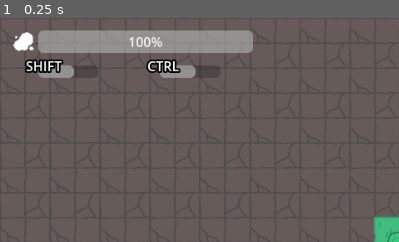
Above: before the commit, frame 1.
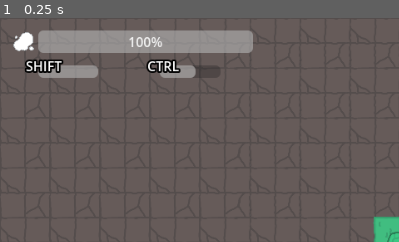
Above: after the commit, the same moment.

Repository: AndreeBurlamaqui/Gorgedot
Game: Godot game, scene res://Game/Scenes/family_defense.tscn
Two runs of this game, one before a commit and one after it. Both use one fixed random seed, a clock stepped at 60 frames per second and the inputs below.
Inputs:
- Up to frame 1 (0.25 s): no input
The pictures show only the part of the screen within x 0-50%, y 0-50%; the shares and areas given below are measured in that part.

The runs differ from the first frame. In frame 1, 0.4% of the frame differs, in the area x 17-25%, y 20-27%.

Commit message:
+ Connected dash bar with dash action

Diff:
--- a/Game/Components/GameHud.gd
+++ b/Game/Components/GameHud.gd
@@ -1,10 +1,15 @@
 extends CanvasLayer
 
 @export var _goop_bar : ProgressBar
+@export var _dash_bar : ProgressBar
+@export var _consume_bar : ProgressBar
 
 func _ready():
 	GameManager.Player.goop.on_update.connect(_on_goop_update)
 	_on_goop_update(GameManager.Player.goop._max_goop, GameManager.Player.goop.cur_goop)
+	_dash_bar.min_value = 0
+	_dash_bar.max_value = 1
+	GameManager.Player.dash.connect(_on_dash)
 
 func free():
 	GameManager.Player.goop.on_update.disconnect(_on_goop_update)
@@ -14,3 +19,12 @@
 	_goop_bar.min_value = 0
 	_goop_bar.value = current
 	print("Updating goop bar {0}/{1}".format([current, max]))
+
+func _on_dash():
+	_dash_bar.value = 0
+	var feedback_tween = create_tween().set_parallel(true).set_ease(Tween.EASE_OUT_IN)
+	var dash_cd = GameManager.Player._dashCooldown
+	feedback_tween.tween_property(_dash_bar, "value", 1, dash_cd)
+	feedback_tween.tween_property(_dash_bar, "scale", Vector2.ONE * 0.75, dash_cd * 0.75)
+	await  feedback_tween.finished
+	_dash_bar.scale = Vector2.ONE
--- a/Game/Scenes/basic_level.tscn
+++ b/Game/Scenes/basic_level.tscn
@@ -54,8 +54,7 @@
 [node name="Player" parent="." instance=ExtResource("3_sjj74")]
 safe_margin = 0.08
 _dash_stretch = 1.5
-_dash_cost = 5
-moveSpeed = 500.0
+_consume_threshold = 0.15
 
 [node name="Camera2D" type="Camera2D" parent="Player"]
 position = Vector2(12.9452, -0.995768)
--- a/Game/Scenes/game_hud.tscn
+++ b/Game/Scenes/game_hud.tscn
@@ -5,9 +5,11 @@
 [ext_resource type="Texture2D" uid="uid://3qilrmp2quel" path="res://Art/Environment/puddle.png" id="2_o0w58"]
 [ext_resource type="LabelSettings" uid="uid://bilmq7blhhyhi" path="res://Art/UI/label_settings.tres" id="3_vg152"]
 
-[node name="Game HUD" type="CanvasLayer" node_paths=PackedStringArray("_goop_bar")]
+[node name="Game HUD" type="CanvasLayer" node_paths=PackedStringArray("_goop_bar", "_dash_bar", "_consume_bar")]
 script = ExtResource("1_jjgy7")
-_goop_bar = NodePath("Goop/VBoxContainer/HBoxContainer/ProgressBar")
+_goop_bar = NodePath("Goop/VBoxContainer/Goop bar/ProgressBar")
+_dash_bar = NodePath("Goop/VBoxContainer/HBoxContainer2/Dash Bar/ProgressBar")
+_consume_bar = NodePath("Goop/VBoxContainer/HBoxContainer2/Consume Bar/ProgressBar")
 metadata/_edit_horizontal_guides_ = [15.0]
 metadata/_edit_vertical_guides_ = [945.0, 15.0]
 
@@ -28,16 +30,16 @@
 grow_horizontal = 2
 grow_vertical = 2
 
-[node name="HBoxContainer" type="HBoxContainer" parent="Goop/VBoxContainer"]
-layout_mode = 2
-
-[node name="TextureRect" type="TextureRect" parent="Goop/VBoxContainer/HBoxContainer"]
+[node name="Goop bar" type="HBoxContainer" parent="Goop/VBoxContainer"]
+layout_mode = 2
+
+[node name="TextureRect" type="TextureRect" parent="Goop/VBoxContainer/Goop bar"]
 layout_mode = 2
 texture = ExtResource("2_o0w58")
 expand_mode = 3
 stretch_mode = 5
 
-[node name="ProgressBar" type="ProgressBar" parent="Goop/VBoxContainer/HBoxContainer"]
+[node name="ProgressBar" type="ProgressBar" parent="Goop/VBoxContainer/Goop bar"]
 layout_mode = 2
 size_flags_horizontal = 3
 value = 57.0
@@ -45,12 +47,12 @@
 [node name="HBoxContainer2" type="HBoxContainer" parent="Goop/VBoxContainer"]
 layout_mode = 2
 
-[node name="Control2" type="Control" parent="Goop/VBoxContainer/HBoxContainer2"]
+[node name="Dash Bar" type="Control" parent="Goop/VBoxContainer/HBoxContainer2"]
 custom_minimum_size = Vector2(0, 25)
 layout_mode = 2
 size_flags_horizontal = 3
 
-[node name="ProgressBar" type="ProgressBar" parent="Goop/VBoxContainer/HBoxContainer2/Control2"]
+[node name="ProgressBar" type="ProgressBar" parent="Goop/VBoxContainer/HBoxContainer2/Dash Bar"]
 layout_mode = 1
 anchors_preset = 15
 anchor_right = 1.0
@@ -65,7 +67,7 @@
 value = 57.0
 show_percentage = false
 
-[node name="Label" type="Label" parent="Goop/VBoxContainer/HBoxContainer2/Control2"]
+[node name="Label" type="Label" parent="Goop/VBoxContainer/HBoxContainer2/Dash Bar"]
 layout_mode = 1
 offset_left = 16.0
 offset_right = 60.0
@@ -74,12 +76,12 @@
 label_settings = ExtResource("3_vg152")
 uppercase = true
 
-[node name="Control3" type="Control" parent="Goop/VBoxContainer/HBoxContainer2"]
+[node name="Consume Bar" type="Control" parent="Goop/VBoxContainer/HBoxContainer2"]
 custom_minimum_size = Vector2(0, 25)
 layout_mode = 2
 size_flags_horizontal = 3
 
-[node name="ProgressBar" type="ProgressBar" parent="Goop/VBoxContainer/HBoxContainer2/Control3"]
+[node name="ProgressBar" type="ProgressBar" parent="Goop/VBoxContainer/HBoxContainer2/Consume Bar"]
 layout_mode = 1
 anchors_preset = 15
 anchor_right = 1.0
@@ -94,7 +96,7 @@
 value = 57.0
 show_percentage = false
 
-[node name="Label" type="Label" parent="Goop/VBoxContainer/HBoxContainer2/Control3"]
+[node name="Label" type="Label" parent="Goop/VBoxContainer/HBoxContainer2/Consume Bar"]
 layout_mode = 1
 offset_left = 16.0
 offset_right = 60.0
--- a/Game/Units/Player/PlayerController.gd
+++ b/Game/Units/Player/PlayerController.gd
@@ -13,6 +13,7 @@
 @export var mainActionInput : InputAction
 @export var dropInput : InputAction
 @export var dashInput : InputAction
+@export var consumeInput : InputAction
 
 @export_group("DASH")
 @export var _dashSpeed := 700.0
@@ -21,6 +22,10 @@
 @export var _dash_cost = 5
 var _is_dashing := false
 var _can_dash := true
+signal dash
+
+@export_group("CONSUME")
+@export_range(0, 1, 0.05) var _consume_threshold := 0.15 # In percent
 
 var _motion := Vector2.ZERO
 var _last_motion := Vector2.RIGHT
@@ -87,10 +92,9 @@
 	ApplyImpulse(_last_motion, _dashSpeed)
 	var ogScale = bodyNode.scale
 	bodyNode.scale = Vector2(_dash_stretch, ogScale.y)
+	dash.emit()
 	await get_tree().create_tween().tween_property(
 		bodyNode, "scale", ogScale, _current_impulse_duration).finished
 	_is_dashing = false
-	print("Started dash cooldown")
 	await get_tree().create_timer(_dashCooldown).timeout
-	print("Completed dash cooldown")
 	_can_dash = true
--- a/Game/Units/Player/unit_player.tscn
+++ b/Game/Units/Player/unit_player.tscn
@@ -6,7 +6,7 @@
 [ext_resource type="Script" path="res://Game/Components/InputAction.gd" id="3_qq5cb"]
 [ext_resource type="Script" path="res://Game/Units/Player/GoopController.gd" id="5_ibuwr"]
 
-[node name="Player" node_paths=PackedStringArray("goop", "leftInput", "rightInput", "upInput", "downInput", "mainActionInput", "dropInput", "dashInput", "stunTimer") instance=ExtResource("1_i1m5b")]
+[node name="Player" node_paths=PackedStringArray("goop", "leftInput", "rightInput", "upInput", "downInput", "mainActionInput", "dropInput", "dashInput", "consumeInput", "stunTimer") instance=ExtResource("1_i1m5b")]
 position = Vector2(-3, 12)
 scale = Vector2(1.00423, 1.00425)
 collision_layer = 16
@@ -20,10 +20,12 @@
 mainActionInput = NodePath("Inputs/Main Action")
 dropInput = NodePath("Inputs/Drop Action")
 dashInput = NodePath("Inputs/Dash Action")
+consumeInput = NodePath("Inputs/Consume Action")
 _dashSpeed = 3000.0
-_dashCooldown = 5.0
-_dash_stretch = 5.0
+_dashCooldown = 0.5
+_dash_stretch = 3.0
 _dash_cost = 5
+_consume_threshold = 0.15
 stunTimer = NodePath("Stun")
 bodyVisual = ExtResource("3_2b56o")
 bodyScale = 2.0
@@ -63,6 +65,10 @@
 script = ExtResource("3_qq5cb")
 action_name = "dash_action"
 
+[node name="Consume Action" type="Node" parent="Inputs" index="7"]
+script = ExtResource("3_qq5cb")
+action_name = "consume_action"
+
 [node name="GoopController" type="Node" parent="." index="5" node_paths=PackedStringArray("health")]
 script = ExtResource("5_ibuwr")
 health = NodePath("../Hurtbox")
@@ -70,3 +76,4 @@
 [connection signal="on_hit" from="Hurtbox" to="." method="_on_health_hit"]
 [connection signal="OnInputPress" from="Inputs/Drop Action" to="." method="_on_drop_action_on_input_press"]
 [connection signal="OnInputPress" from="Inputs/Dash Action" to="." method="_on_dash_action_on_input_press"]
+[connection signal="OnInputPress" from="Inputs/Consume Action" to="." method="_on_dash_action_on_input_press"]
--- a/project.godot
+++ b/project.godot
@@ -69,6 +69,11 @@
 "events": [Object(InputEventKey,"resource_local_to_scene":false,"resource_name":"","device":-1,"window_id":0,"alt_press …(182 unchanged characters)…
 ]
 }
+consume_action={
+"deadzone": 0.5,
+"events": [Object(InputEventKey,"resource_local_to_scene":false,"resource_name":"","device":-1,"window_id":0,"alt_pressed":false,"shift_pressed":false,"ctrl_pressed":false,"meta_pressed":false,"pressed":false,"keycode":4194326,"physical_keycode":0,"key_label":0,"unicode":0,"echo":false,"script":null)
+]
+}
 
 [input_devices]
 
